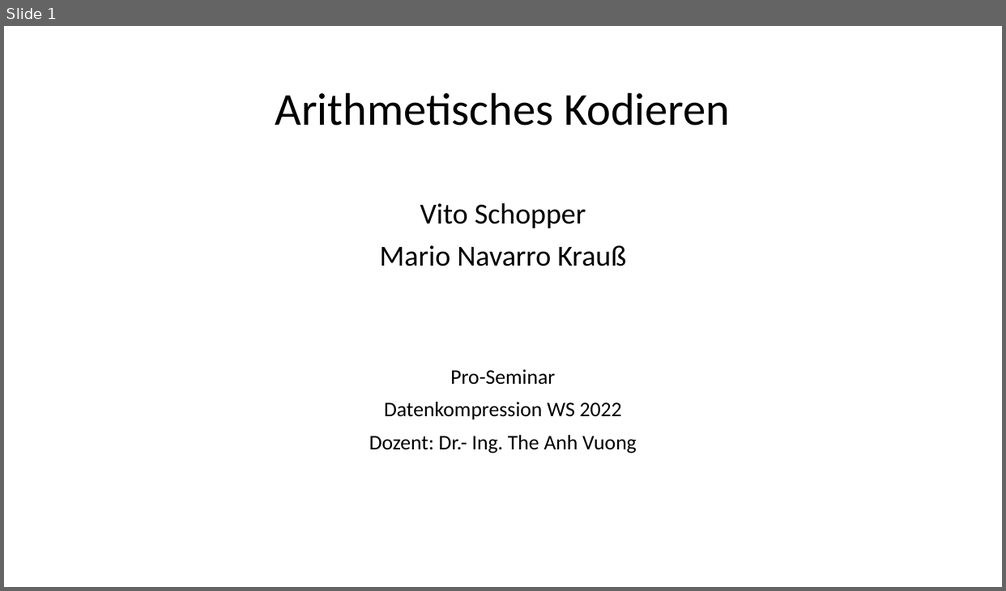
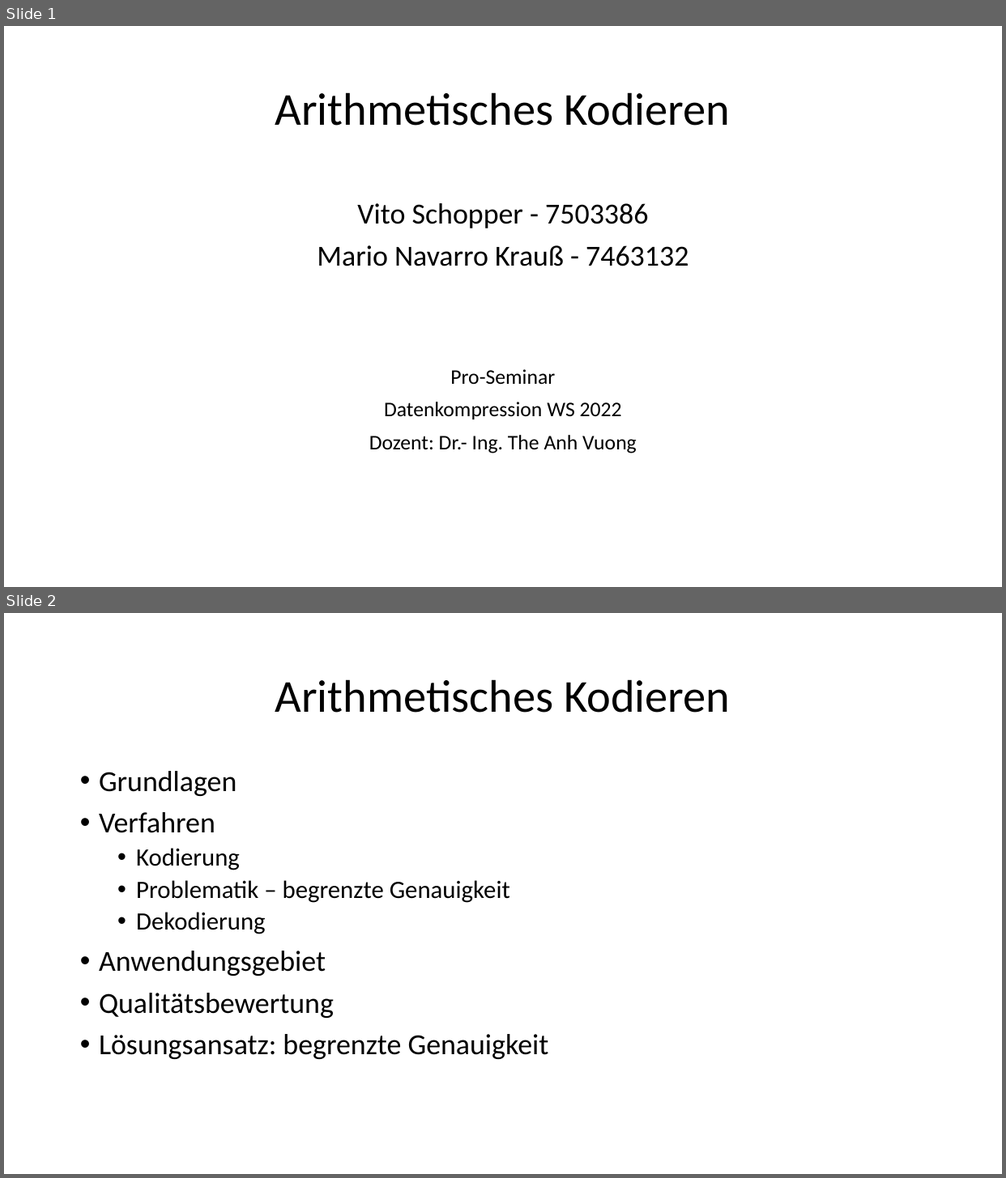
Before and after one commit to vsLog/Seminar-Datenkompression-2022, a slide deck: Präsentation/Präsentation.pptx. Shown one above the other, each under a label of ours: slide 1 before the commit, slides 1 and 2 after it. The pictures are 1006x591 and 1006x1178 pixels, drawn with LibreOffice and Linux fonts; fonts in the diff are those of the drawing. Boxes give left, top, right and bottom in pixels: in the first picture for what was removed or moved away, otherwise in the second. Text is boxed around its words. In the diff, an @@ line names an element or a change of style, - is before the commit and + after.

```diff
--- a/Präsentation/Präsentation.pptx
+++ b/Präsentation/Präsentation.pptx
@@ slide 2 added at (x1=4, y1=613, x2=1002, y2=1174), background #FFFFFF @@
@@ title added at (x1=275, y1=679, x2=730, y2=713), 44 pt, text #000000 @@
+Arithmetisches Kodieren
@@ text added at (x1=99, y1=771, x2=549, y2=1059), 28 pt, text #000000 @@
+• Grundlagen
+• Verfahren
+  • Kodierung
+  • Problematik – begrenzte Genauigkeit
+  • Dekodierung
+• Anwendungsgebiet
+• Qualitätsbewertung
+• Lösungsansatz: begrenzte Genauigkeit
@@ slide 1 changed as well @@
@@ text at (x1=317, y1=203, x2=688, y2=267): text changed @@
-Vito Schopper
-Mario Navarro Krauß
+Vito Schopper - 7503386
+Mario Navarro Krauß - 7463132
```
Also in this commit, not shown: 4 other slides added, 3 other files.
